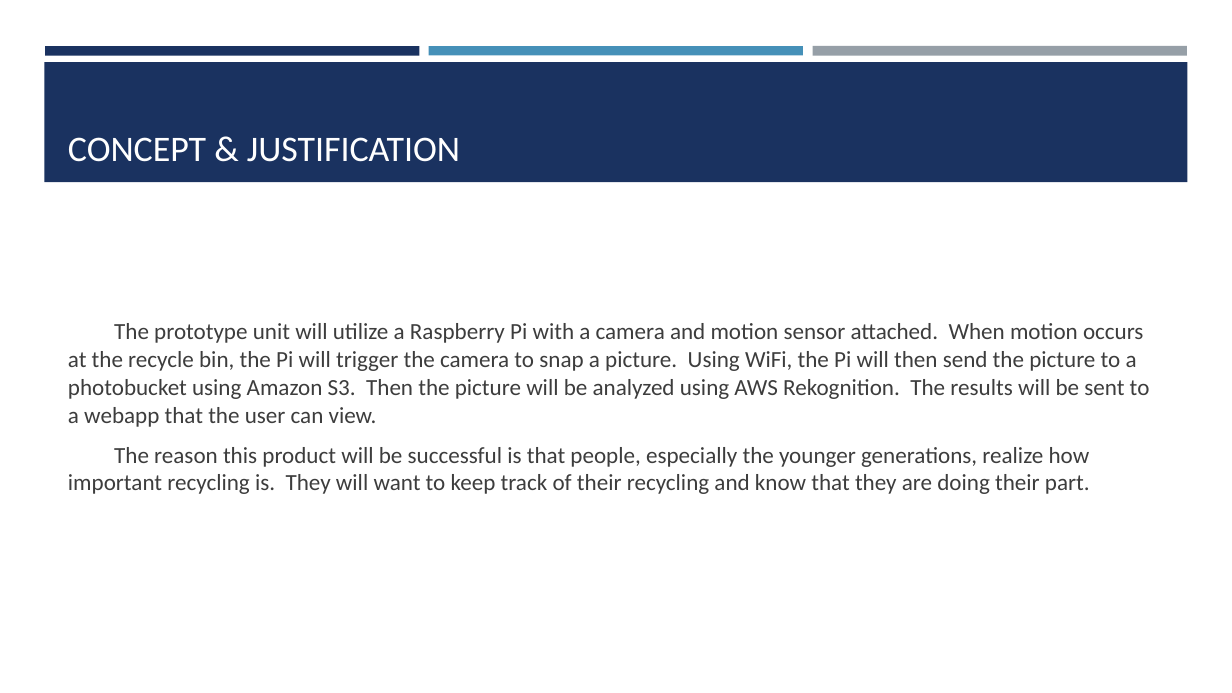
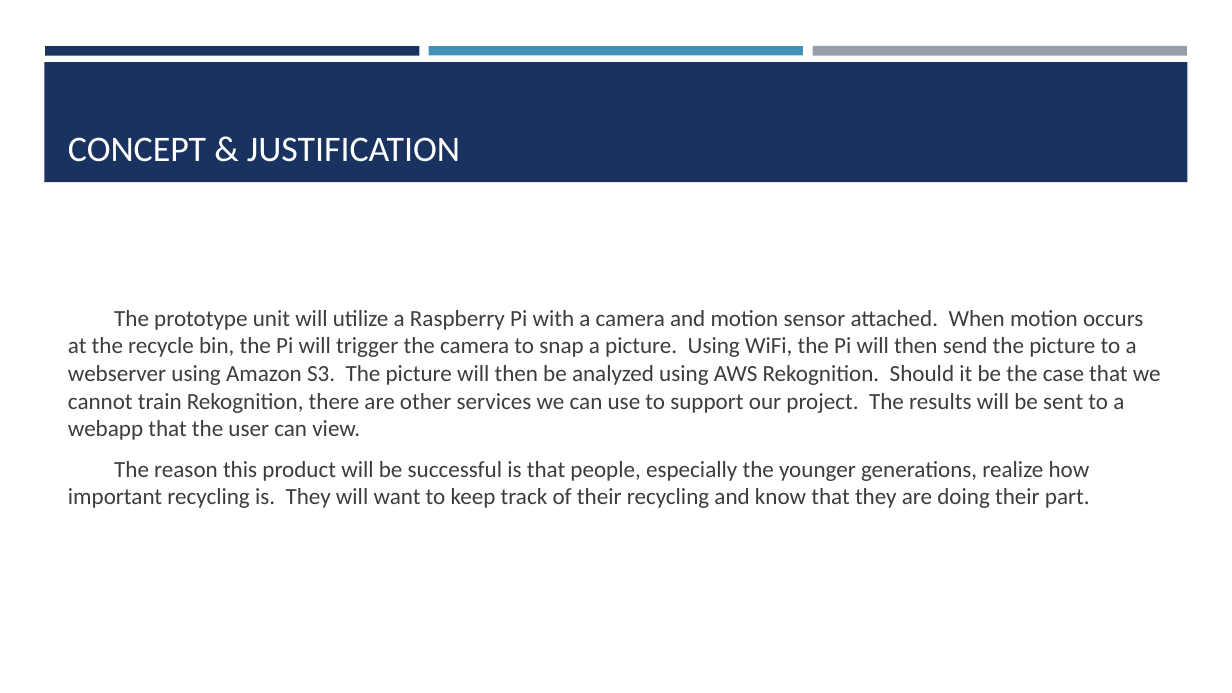
Before and after one commit to PriyankaGogineni/ProjectAlpha, a slide deck: slide 5 of GreenCount.pptx. Drawn at 1232x693 pixels with LibreOffice and Linux fonts; fonts in the diff are those of the drawing. Boxes give left, top, right and bottom in pixels: in the first picture for what was removed or moved away, otherwise in the second. Text is boxed around its words. In the diff, an @@ line names an element or a change of style, - is before the commit and + after.

```diff
--- a/GreenCount.pptx
+++ b/GreenCount.pptx
@@ text at [68, 310, 1161, 440]: text changed @@
-The prototype unit will utilize a Raspberry Pi with a camera and motion sensor attached. When motion occurs at the recycle bin, the Pi will trigger the camera to snap a picture. Using WiFi, the Pi will then send the picture to a photobucket using Amazon S3. Then the picture will be analyzed using AWS Rekognition. The results will be sent to a webapp that the user can view.
+The prototype unit will utilize a Raspberry Pi with a camera and motion sensor attached. When motion occurs at the recycle bin, the Pi will trigger the camera to snap a picture. Using WiFi, the Pi will then send the picture to a webserver using Amazon S3. The picture will then be analyzed using AWS Rekognition. Should it be the case that we cannot train Rekognition, there are other services we can use to support our project. The results will be sent to a webapp that the user can view.
```
Also in this commit, not shown: 3 other slides changed.
